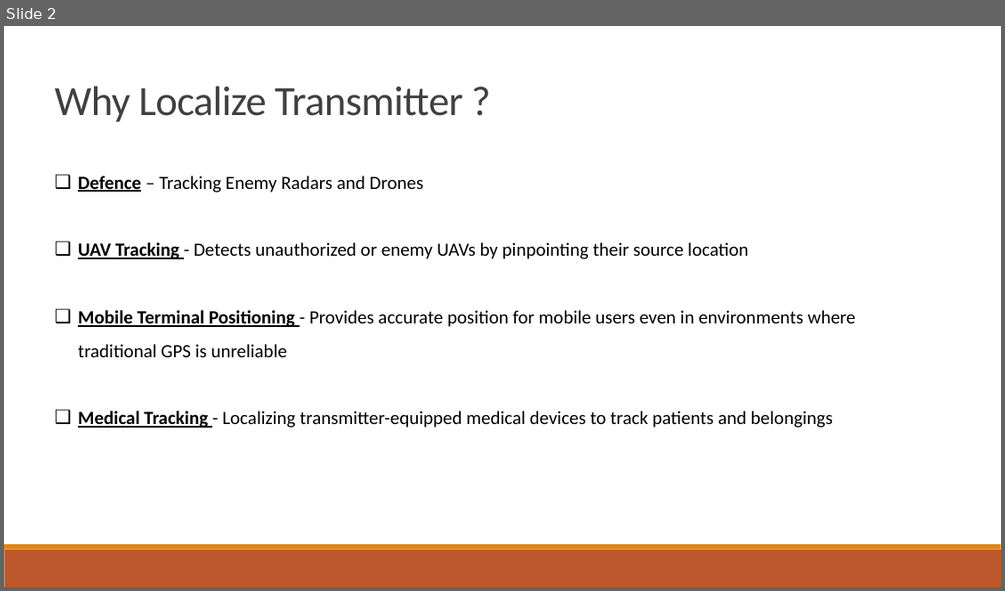
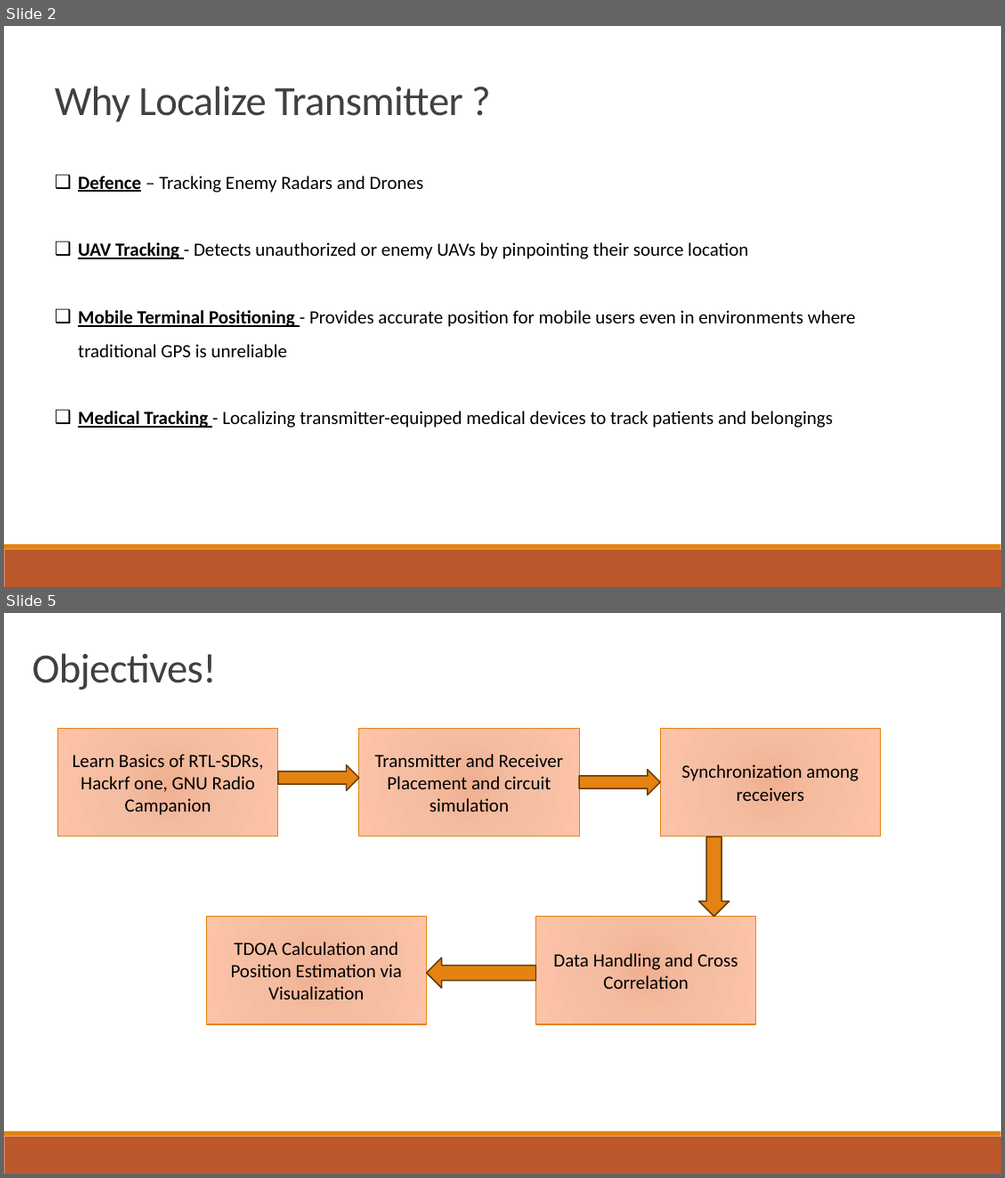
Before and after one commit to DivyanshDiplo/TDOA-analysis-BTP, a slide deck: Localization of Transmitter using TDOA analysis.pptx. Shown one above the other, each under a label of ours: slide 2 before the commit, slides 2 and 5 after it; the slides between them are not shown. The pictures are 1005x591 and 1005x1178 pixels, drawn with LibreOffice and Linux fonts; fonts in the diff are those of the drawing. Boxes give left, top, right and bottom in pixels: in the first picture for what was removed or moved away, otherwise in the second. Text is boxed around its words. In the diff, an @@ line names an element or a change of style, - is before the commit and + after.

Commit message:
edit ppt and simulation

```diff
--- a/Localization of Transmitter using TDOA analysis.pptx
+++ b/Localization of Transmitter using TDOA analysis.pptx
@@ slide 5 added at (x1=4, y1=613, x2=1001, y2=1174), background #FFFFFF; not listed: 2 template elements that a slide beside it also shows @@
@@ text added at (x1=32, y1=653, x2=217, y2=690), 40 pt, text #404040 @@
+Objectives!
@@ rectangle added at (x1=57, y1=728, x2=278, y2=835), fill gradient #F0B191 to #F5BEA4 to #FDC3A8, outline #E48312 1 pt, 18 pt, text #000000 @@
+Learn Basics of RTL-SDRs, Hackrf one, GNU Radio Campanion
@@ rectangle added at (x1=359, y1=728, x2=579, y2=835), fill gradient #F0B191 to #F5BEA4 to #FDC3A8, outline #E48312 1 pt, 18 pt, text #000000 @@
+Transmitter and Receiver Placement and circuit simulation
@@ rectangle added at (x1=661, y1=728, x2=881, y2=835), fill gradient #F0B191 to #F5BEA4 to #FDC3A8, outline #E48312 1 pt, 18 pt, text #000000 @@
+Synchronization among receivers
@@ right arrow added at (x1=278, y1=765, x2=358, y2=790), fill #E48312, outline #643908 1.25 pt @@
@@ right arrow added at (x1=579, y1=770, x2=660, y2=795), fill #E48312, outline #643908 1.25 pt @@
@@ right arrow added at (x1=698, y1=837, x2=729, y2=916), fill #E48312, outline #643908 1.25 pt @@
@@ rectangle added at (x1=206, y1=916, x2=426, y2=1024), fill gradient #F0B191 to #F5BEA4 to #FDC3A8, outline #E48312 1 pt, 18 pt, text #000000 @@
+TDOA Calculation and Position Estimation via Visualization
@@ rectangle added at (x1=535, y1=916, x2=755, y2=1024), fill gradient #F0B191 to #F5BEA4 to #FDC3A8, outline #E48312 1 pt, 18 pt, text #000000 @@
+Data Handling and Cross Correlation
@@ right arrow added at (x1=427, y1=957, x2=535, y2=989), fill #E48312, outline #643908 1.25 pt @@
```
Also in this commit, not shown: 3 slides changed, 1 other slide added, 2 other files.
